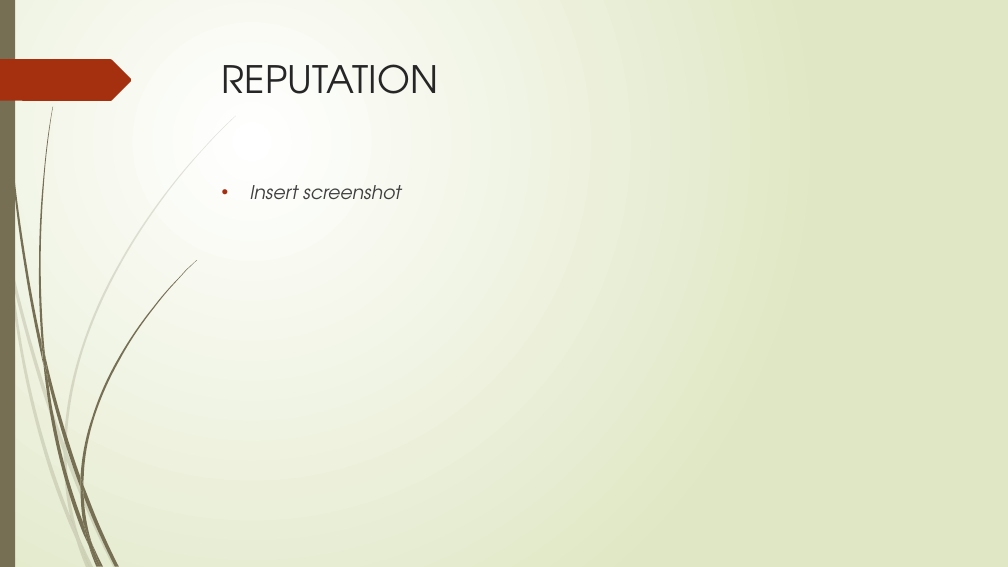
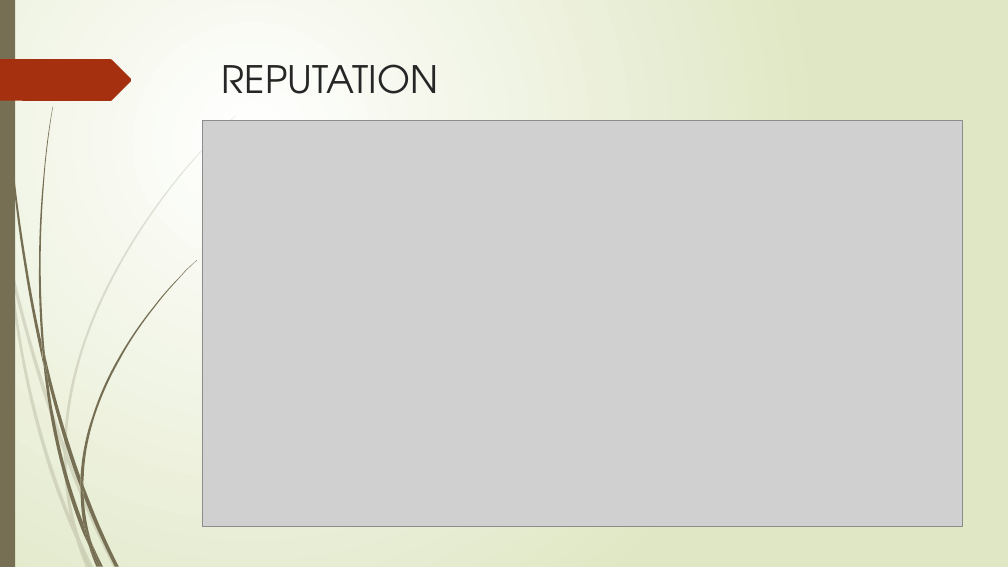
Before and after one commit to popoosl/clinical_trial_recommendation, a slide deck: slide 8 of pre.pptx. Drawn at 1008x567 pixels with LibreOffice and Linux fonts; fonts in the diff are those of the drawing; grey boxes stand for pictures. Boxes give left, top, right and bottom in pixels: in the first picture for what was removed or moved away, otherwise in the second. Text is boxed around its words. In the diff, an @@ line names an element or a change of style, - is before the commit and + after.

```diff
--- a/pre.pptx
+++ b/pre.pptx
@@ picture added at box(203, 120, 963, 526) @@
@@ text removed at box(250, 185, 401, 200) @@
-• Insert screenshot
```
Also in this commit, not shown: 2 other slides changed, 1 other file.
